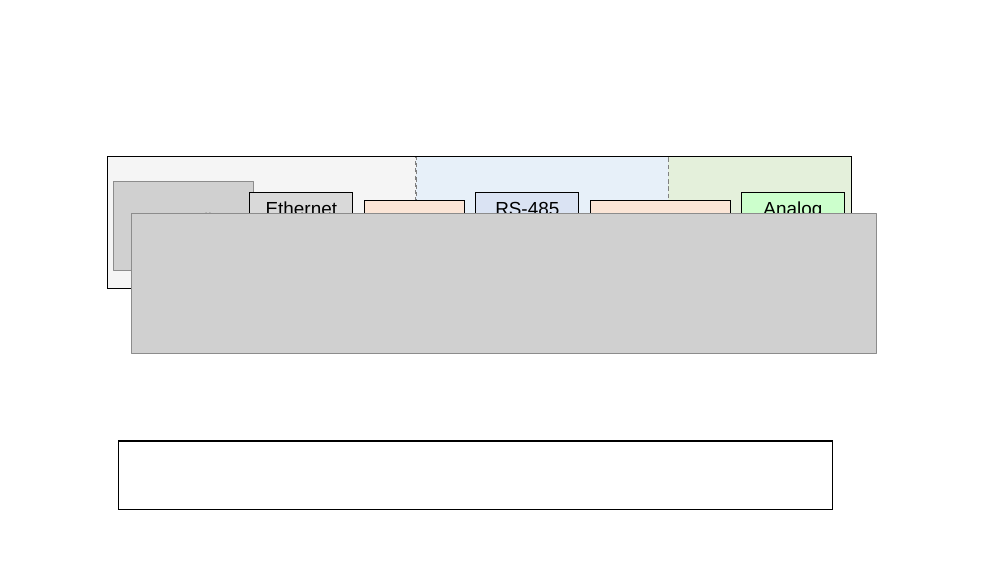
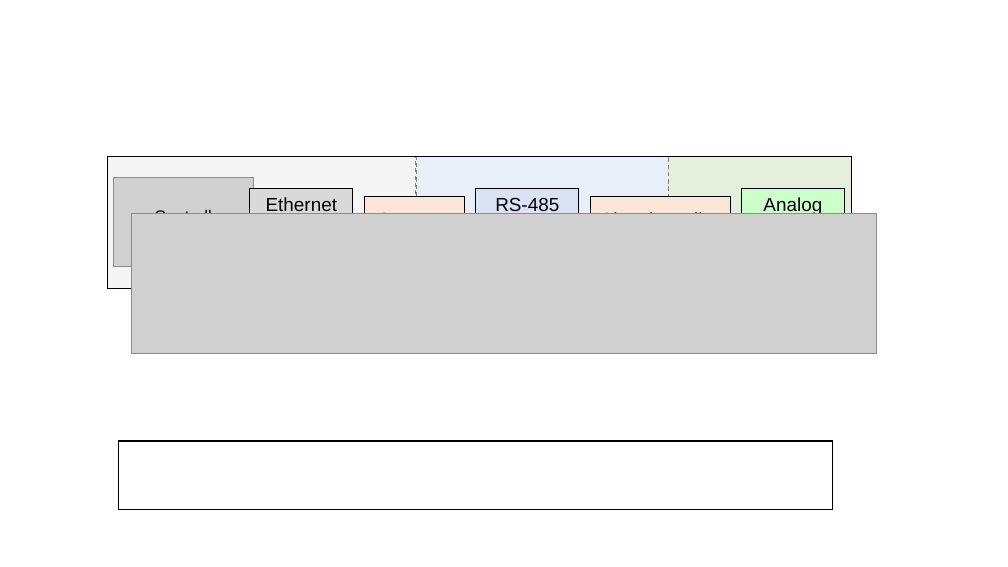
Before and after one commit to mada1019/t, a slide deck: slide 1 of docs/abbildungen/20160324_konzept.pptx. Drawn at 1008x567 pixels with LibreOffice and Linux fonts; fonts in the diff are those of the drawing; grey boxes stand for pictures. Boxes give left, top, right and bottom in pixels: in the first picture for what was removed or moved away, otherwise in the second. Text is boxed around its words. In the diff, an @@ line names an element or a change of style, - is before the commit and + after.

```diff
--- a/docs/abbildungen/20160324_konzept.pptx
+++ b/docs/abbildungen/20160324_konzept.pptx
@@ 5 rectangles, 1 picture: place and size @@
-5 rectangles, 1 picture at [113, 181, 845, 271]
+5 rectangles, 1 picture at [113, 178, 845, 267]
```
Also in this commit, not shown: 7 other files.
